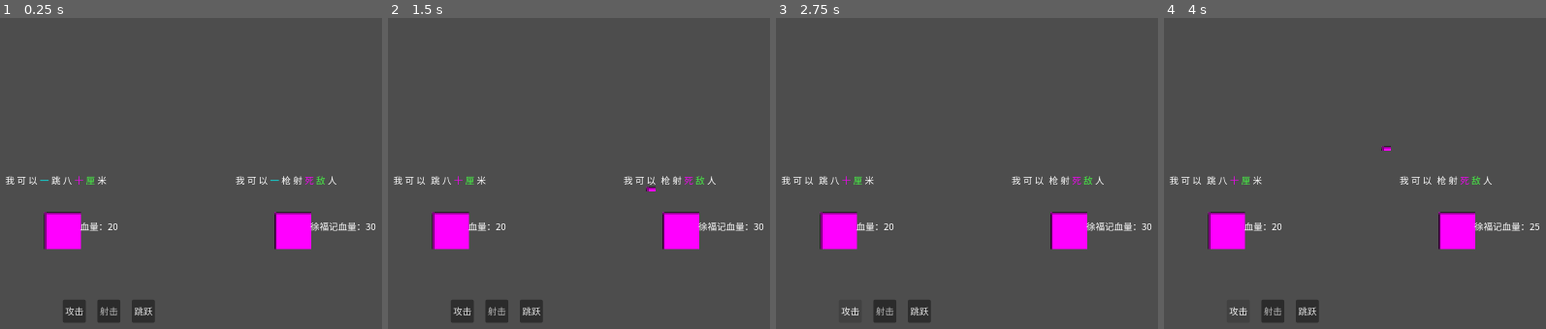
Above: before the commit, frames 1-4 (left to right).
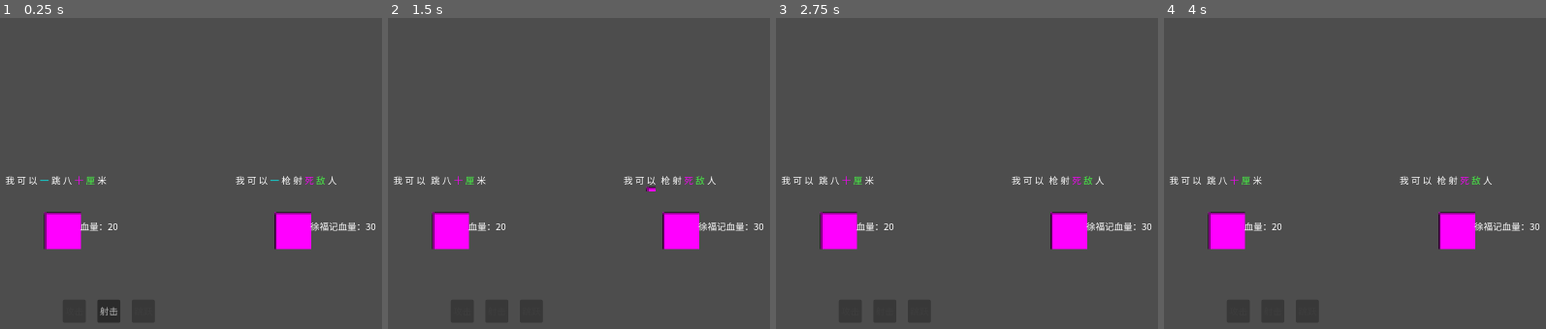
Above: after the commit, the same moments.

Repository: wangcocoo00/ziciyici
Game: Godot game, scene res://scenes/battle_no.tscn
The game is run twice, just before and just after one commit, with the same random seed, the same clock (stepped at 60 frames per second) and the same inputs. This scene is started directly instead of the project's main scene.
Inputs (mouse positions are in pixels of both pictures, inside the frame that each line leads up to):
- Up to frame 1 (0.25 s): no input
- Up to frame 2 (1.5 s): click "射击" at 0.5 s; click "一" at 1.25 s
- Up to frame 3 (2.75 s): click (848, 310) at 2 s, where only the run before the commit has a clickable "攻击"
- Up to frame 4 (4 s): click (1309, 310) at 2.75 s, where only the run before the commit has a clickable "跳跃"; click (1236, 310) at 3.5 s, where only the run before the commit has a clickable "攻击"

The runs differ from the first frame. In frame 1, 0.1% of the frame differs, in the area x 17-40%, y 92-96%; in frame 2, 0.2%; in frame 3, 0.2%; in frame 4, 0.3%, in the area x 17-99%, y 41-96%.

Commit message:
[feat] 按钮状态管理：攻击/跳跃按回合切换灰白/灰黑，射击按钮三种状态

Diff:
--- a/ziciyici/scripts/battle_manager.gd
+++ b/ziciyici/scripts/battle_manager.gd
@@ -112,8 +112,7 @@
 func _ready() -> void:
 	load_config()
 	_setup_sprites()
-	_update_shoot_button_style()
-	_update_shoot_count_label()
+	_update_all_button_states()
 
 
 func _setup_sprites() -> void:
@@ -156,15 +155,53 @@
 	if enemy_hp_label:
 		enemy_hp_label.text = "徐福记血量：" + str(enemy_hp)
 
-## 更新射击按钮的样式：未激活时灰白色，激活时灰黑色
+## 更新所有按钮的状态
+func _update_all_button_states() -> void:
+	_update_shoot_button_style()
+	_update_shoot_count_label()
+	_update_action_button_states()
+
+## 更新非射击按钮（攻击、跳跃）的状态
+## 可触发状态：灰白色，disabled=false
+## 不可触发状态：灰黑色，disabled=true
+func _update_action_button_states() -> void:
+	var is_player_turn = current_state == State.PLAYER_TURN and not battle_ended
+	_set_button_state("ActionButtons/HBoxContainer/AttackBtn", is_player_turn)
+	_set_button_state("ActionButtons/HBoxContainer/JumpBtn", is_player_turn and not is_jumping)
+
+## 设置单个按钮的可触发状态
+func _set_button_state(path: String, enabled: bool) -> void:
+	var btn = get_node_or_null(path) as Button
+	if not btn:
+		return
+	if enabled:
+		btn.modulate = Color(0.8, 0.8, 0.8, 1.0)  # 灰白色（可触发）
+		btn.disabled = false
+	else:
+		btn.modulate = Color(0.3, 0.3, 0.3, 1.0)  # 灰黑色（不可触发）
+		btn.disabled = true
+
+## 更新射击按钮的样式
+## 三种状态：
+##   - 未激活（灰白色，可点击）：shoot_mode_active=false, shots_remaining>0
+##   - 激活（灰黑色，可点击）：shoot_mode_active=true, shots_remaining>0
+##   - 已用完（灰黑色，disabled）：shots_remaining<=0
 func _update_shoot_button_style() -> void:
 	var shoot_btn = get_node_or_null("ActionButtons/HBoxContainer/ShootBtn") as Button
 	if not shoot_btn:
 		return
-	if shoot_mode_active:
-		shoot_btn.modulate = Color(0.3, 0.3, 0.3, 1.0)  # 灰黑色（已激活）
+	if shots_remaining <= 0:
+		# 已用完：灰黑色，不可点击
+		shoot_btn.modulate = Color(0.3, 0.3, 0.3, 1.0)
+		shoot_btn.disabled = true
+	elif shoot_mode_active:
+		# 激活：灰黑色，可点击
+		shoot_btn.modulate = Color(0.3, 0.3, 0.3, 1.0)
+		shoot_btn.disabled = false
 	else:
-		shoot_btn.modulate = Color(0.8, 0.8, 0.8, 1.0)  # 灰白色（未激活）
+		# 未激活：灰白色，可点击
+		shoot_btn.modulate = Color(0.8, 0.8, 0.8, 1.0)
+		shoot_btn.disabled = false
 
 ## 更新剩余射击次数显示
 func _update_shoot_count_label() -> void:
@@ -202,8 +239,7 @@
 	shots_remaining -= 1
 	# 射击后退出射击模式
 	shoot_mode_active = false
-	_update_shoot_button_style()
-	_update_shoot_count_label()
+	_update_all_button_states()
 	sentence_updated.emit()
 
 	# 应用该字绑定的所有效果
@@ -347,6 +383,7 @@
 ## @param new_state: 目标状态
 func change_state(new_state: State) -> void:
 	current_state = new_state
+	_update_all_button_states()
 
 	if new_state == State.ENEMY_TURN:
 		_on_enemy_turn()
@@ -386,7 +423,7 @@
 		return
 	# 切换射击模式状态
 	shoot_mode_active = not shoot_mode_active
-	_update_shoot_button_style()
+	_update_all_button_states()
 	# 刷新句子显示，更新有色字可点击状态
 	sentence_updated.emit()
 
--- a/ziciyici/scripts/battle_manager_level2.gd
+++ b/ziciyici/scripts/battle_manager_level2.gd
@@ -27,8 +27,7 @@
 	load_config()
 	sentence_updated.emit()
 	_setup_sprites()
-	_update_shoot_button_style()
-	_update_shoot_count_label()
+	_update_all_button_states()
 
 func _setup_sprites() -> void:
 	var player_sprite: Sprite2D = $PlayerSprite
@@ -51,15 +50,33 @@
 	player_attack_power = player_config.base_attack
 	player_jump_height = player_config.base_jump_height
 
-## 更新射击按钮的样式：未激活时灰白色，激活时灰黑色
+## 更新所有按钮的状态
+func _update_all_button_states() -> void:
+	_update_shoot_button_style()
+	_update_shoot_count_label()
+	# 第一关只有射击按钮，其他按钮暂不处理
+
+## 更新射击按钮的样式
+## 三种状态：
+##   - 未激活（灰白色，可点击）：shoot_mode_active=false, shots_remaining>0
+##   - 激活（灰黑色，可点击）：shoot_mode_active=true, shots_remaining>0
+##   - 已用完（灰黑色，disabled）：shots_remaining<=0
 func _update_shoot_button_style() -> void:
 	var shoot_btn = get_node_or_null("ActionButtons/HBoxContainer/ShootBtn") as Button
 	if not shoot_btn:
 		return
-	if shoot_mode_active:
-		shoot_btn.modulate = Color(0.3, 0.3, 0.3, 1.0)  # 灰黑色（已激活）
+	if shots_remaining <= 0:
+		# 已用完：灰黑色，不可点击
+		shoot_btn.modulate = Color(0.3, 0.3, 0.3, 1.0)
+		shoot_btn.disabled = true
+	elif shoot_mode_active:
+		# 激活：灰黑色，可点击
+		shoot_btn.modulate = Color(0.3, 0.3, 0.3, 1.0)
+		shoot_btn.disabled = false
 	else:
-		shoot_btn.modulate = Color(0.8, 0.8, 0.8, 1.0)  # 灰白色（未激活）
+		# 未激活：灰白色，可点击
+		shoot_btn.modulate = Color(0.8, 0.8, 0.8, 1.0)
+		shoot_btn.disabled = false
 
 ## 更新剩余射击次数显示
 func _update_shoot_count_label() -> void:
@@ -88,8 +105,7 @@
 	shots_remaining -= 1
 	# 射击后退出射击模式
 	shoot_mode_active = false
-	_update_shoot_button_style()
-	_update_shoot_count_label()
+	_update_all_button_states()
 	sentence_updated.emit()
 
 	# 检查效果中的 ending 标记
@@ -132,7 +148,7 @@
 		return
 	# 切换射击模式状态
 	shoot_mode_active = not shoot_mode_active
-	_update_shoot_button_style()
+	_update_all_button_states()
 	# 刷新句子显示，更新有色字可点击状态
 	sentence_updated.emit()
 
